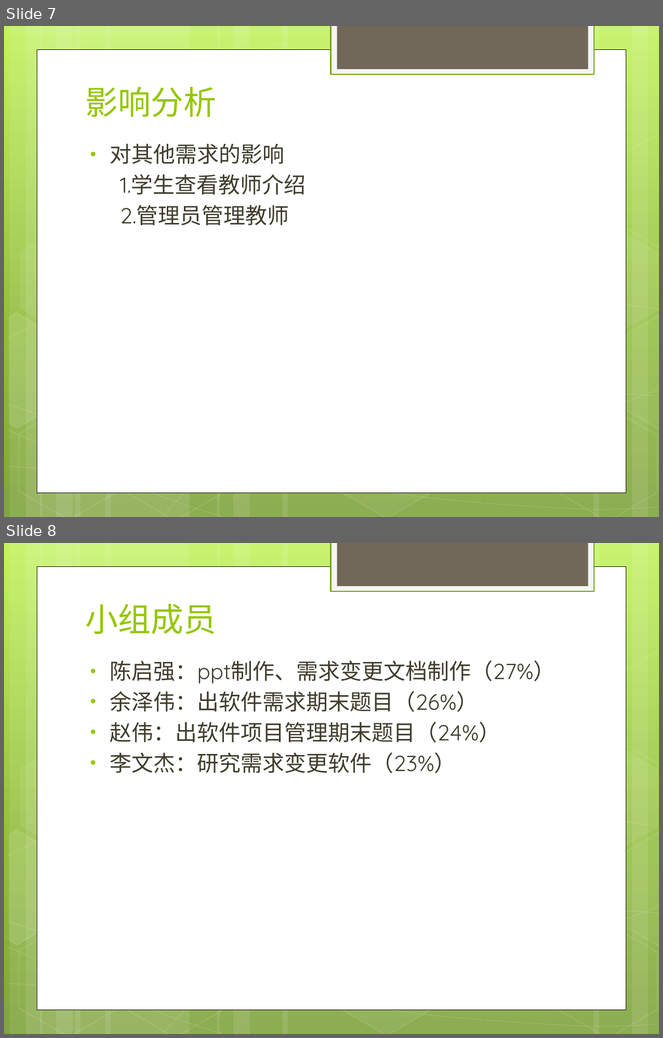
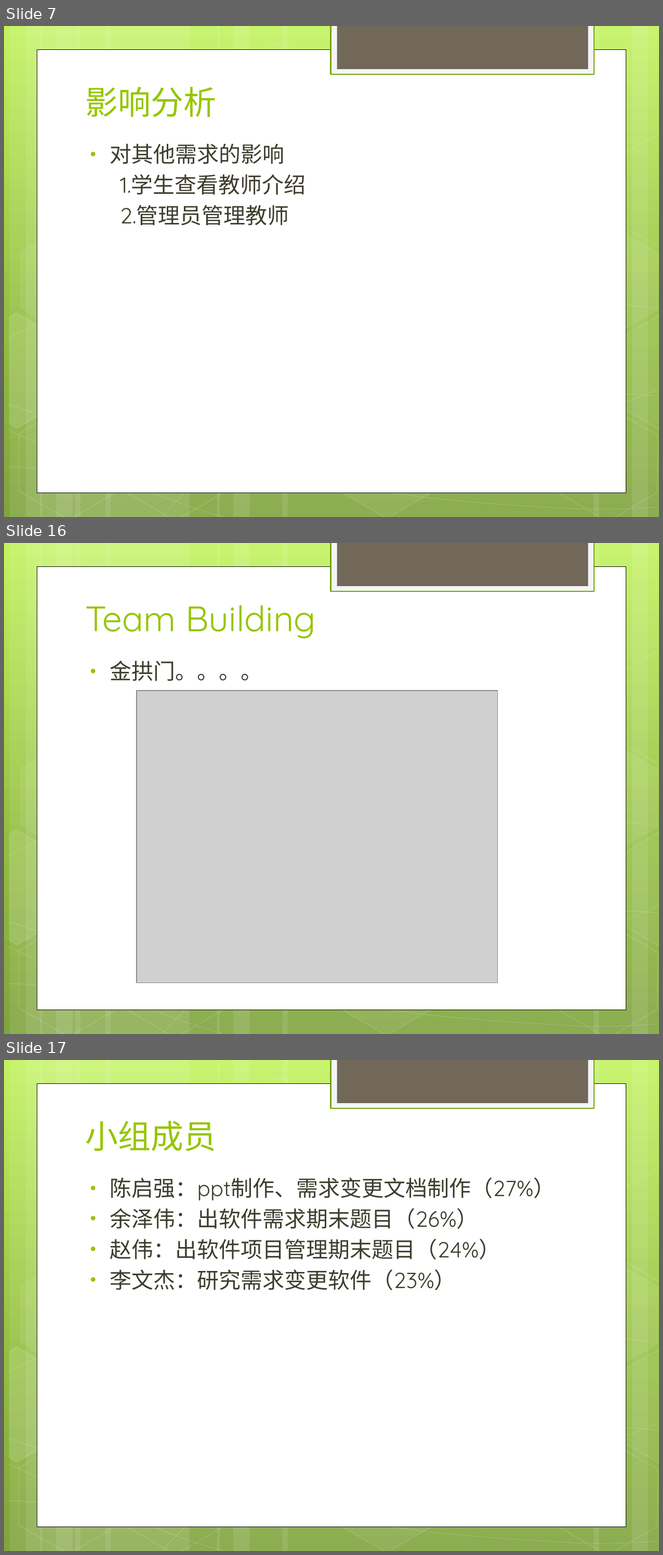
Before and after one commit to rjgcG7/SRS, a slide deck: website/受控文件/需求变更/软件需求变更.pptx. Shown one above the other, each under a label of ours: slides 7 and 8 before the commit, slides 7, 16 and 17 after it; the slides between them are not shown. The pictures are 663x1038 and 663x1555 pixels, drawn with LibreOffice and Linux fonts; fonts in the diff are those of the drawing; grey boxes stand for pictures. Boxes give left, top, right and bottom in pixels: in the first picture for what was removed or moved away, otherwise in the second. Text is boxed around its words. In the diff, an @@ line names an element or a change of style, - is before the commit and + after.

```diff
--- a/website/受控文件/需求变更/软件需求变更.pptx
+++ b/website/受控文件/需求变更/软件需求变更.pptx
@@ slide 16 added at (x1=4, y1=543, x2=659, y2=1034), background gradient #C3F35F to #93BF3F to #81A53E; not listed: 31 template elements that a slide beside it also shows @@
@@ text added at (x1=85, y1=605, x2=316, y2=639), 39 pt, text #94C600 @@
+Team Building
@@ text added at (x1=110, y1=661, x2=263, y2=681), 24 pt, text #3E3D2D @@
+• 金拱门。。。。
@@ picture added at (x1=137, y1=691, x2=497, y2=982) @@
@@ what was slide 8 is now slide 17 @@
```
Also in this commit, not shown: 1 slide changed, 8 other slides added, 8 other files.
